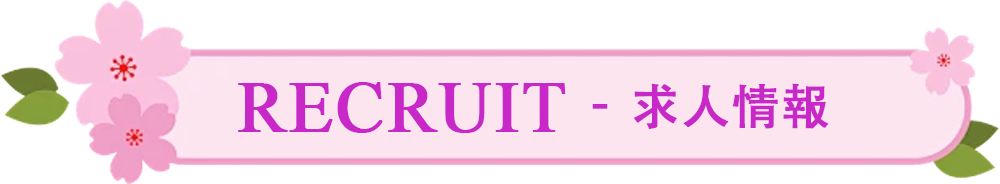
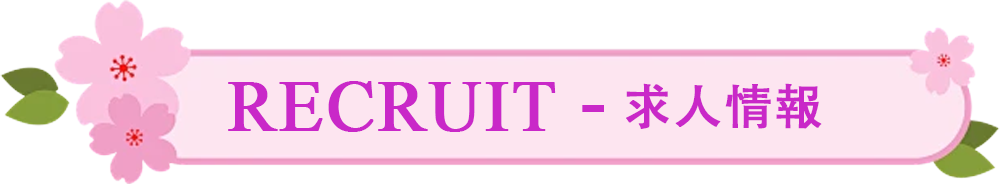
Layered file, before and after one edit (w=1000, h=184). Changes by layer:
removed layer "-" over <box>592,104,608,109</box>
painted on "求人情報" over <box>626,83,829,129</box>
renamed "Recruit" to "Recruit -", painted on it over <box>228,81,604,133</box>